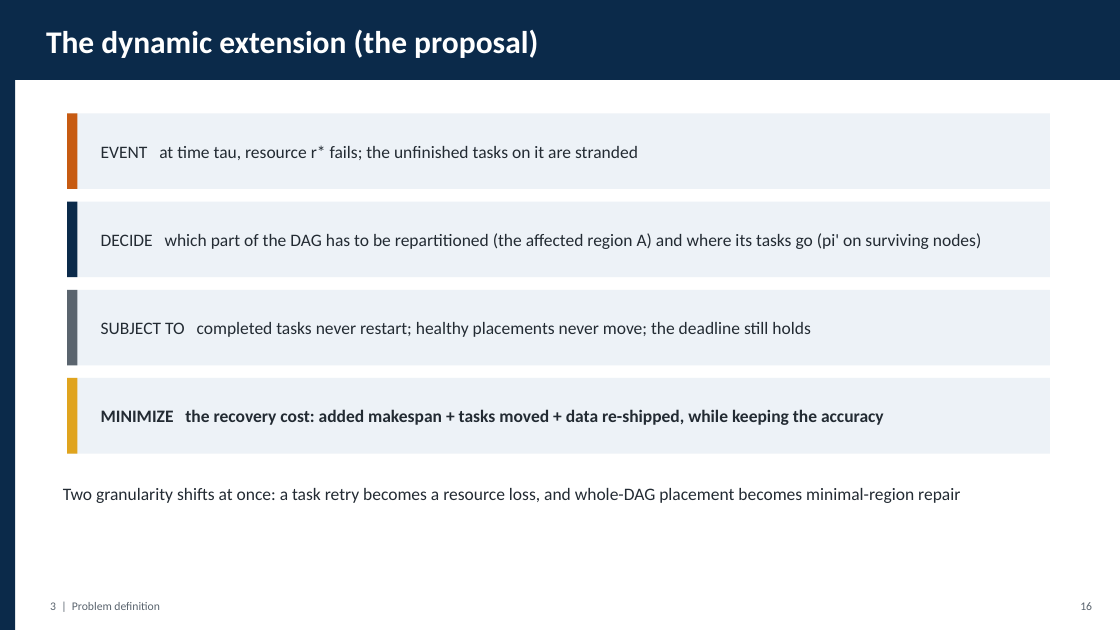
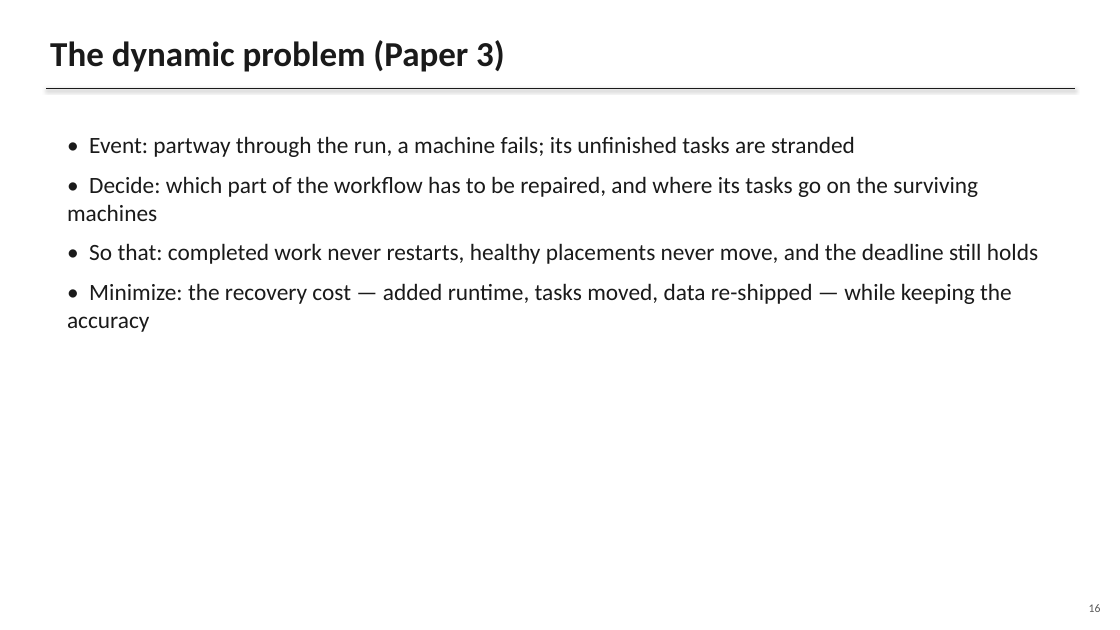
Before and after one commit to gayanigupta/data-aware-scheduling, a slide deck: slide 16 of slides/data-aware-scheduling.pptx (slide 17 before the commit). Drawn at 1120x630 pixels with LibreOffice and Linux fonts; fonts in the diff are those of the drawing. Boxes give left, top, right and bottom in pixels: in the first picture for what was removed or moved away, otherwise in the second. Text is boxed around its words. In the diff, an @@ line names an element or a change of style, - is before the commit and + after.

Commit message:
Plain monochrome slide deck with human-style text

```diff
--- a/slides/data-aware-scheduling.pptx
+++ b/slides/data-aware-scheduling.pptx
@@ rectangle removed at (x1=0, y1=0, x2=1120, y2=80) @@
@@ text at (x1=50, y1=40, x2=505, y2=72): text changed; size 27 to 30 pt; text colour #FFFFFF to #1A1A1A @@
-The dynamic extension (the proposal)
+The dynamic problem (Paper 3)
@@ rectangle removed at (x1=0, y1=80, x2=15, y2=630) @@
@@ line added from (46, 88) to (1075, 88), #1A1A1A 1 pt @@
@@ rectangle removed at (x1=67, y1=113, x2=1050, y2=189) @@
@@ rectangle removed at (x1=67, y1=113, x2=77, y2=189) @@
@@ text added at (x1=67, y1=136, x2=1038, y2=332), 20 pt, text #1A1A1A @@
+• Event: partway through the run, a machine fails; its unfinished tasks are stranded
+• Decide: which part of the workflow has to be repaired, and where its tasks go on the surviving machines
+• So that: completed work never restarts, healthy placements never move, and the deadline still holds
+• Minimize: the recovery cost — added runtime, tasks moved, data re-shipped — while keeping the accuracy
@@ text removed at (x1=101, y1=146, x2=638, y2=160) @@
-EVENT at time tau, resource r* fails; the unfinished tasks on it are stranded
@@ rectangle removed at (x1=67, y1=202, x2=1050, y2=277) @@
@@ rectangle removed at (x1=67, y1=202, x2=77, y2=277) @@
@@ text removed at (x1=101, y1=233, x2=981, y2=249) @@
-DECIDE which part of the DAG has to be repartitioned (the affected region A) and where its tasks go (pi' on surviving nodes)
@@ rectangle removed at (x1=67, y1=290, x2=1050, y2=365) @@
@@ rectangle removed at (x1=67, y1=290, x2=77, y2=365) @@
@@ text removed at (x1=101, y1=322, x2=810, y2=337) @@
-SUBJECT TO completed tasks never restart; healthy placements never move; the deadline still holds
@@ rectangle removed at (x1=67, y1=378, x2=1050, y2=454) @@
@@ rectangle removed at (x1=67, y1=378, x2=77, y2=454) @@
@@ text removed at (x1=101, y1=409, x2=884, y2=425) @@
-MINIMIZE the recovery cost: added makespan + tasks moved + data re-shipped, while keeping the accuracy
@@ text removed at (x1=63, y1=488, x2=960, y2=503) @@
-Two granularity shifts at once: a task retry becomes a resource loss, and whole-DAG placement becomes minimal-region repair
@@ text "16" moved from (x1=1080, y1=602, x2=1092, y2=610) to (x1=1089, y1=604, x2=1101, y2=612) @@
@@ text "16" at (x1=1089, y1=604, x2=1101, y2=612): text colour #5A646E to #595959 @@
@@ text removed at (x1=50, y1=602, x2=159, y2=610) @@
-3 | Problem definition
```
Also in this commit, not shown: 29 other slides changed, 14 slides added, 16 slides removed, 1 other file.
